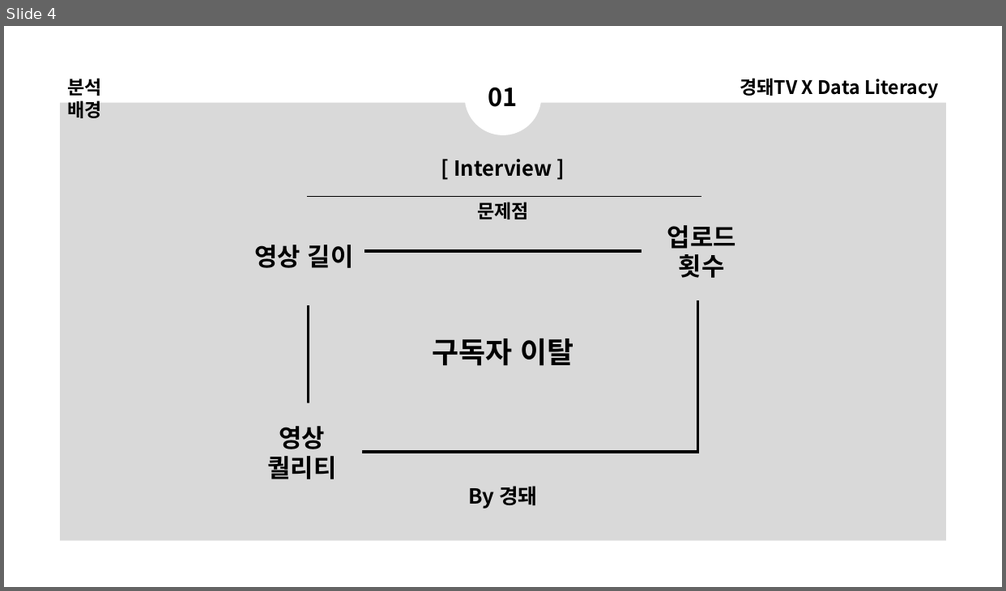
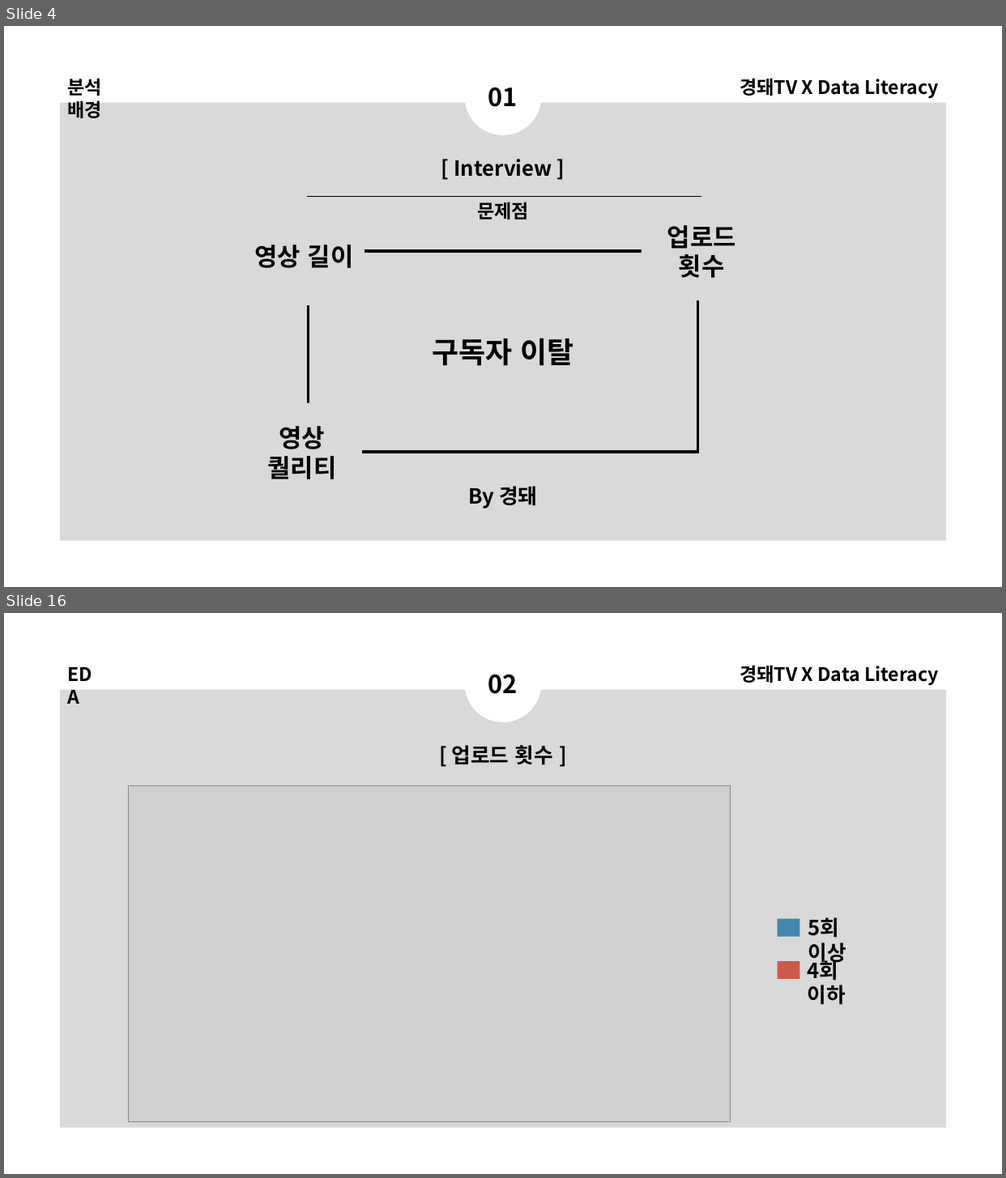
Before and after one commit to DominKim/Data_literacy, a slide deck: 2.프로젝트/1.경돼/5.분석결과/경돼x데이터리터러시.pptx. Shown one above the other, each under a label of ours: slide 4 before the commit, slides 4 and 16 after it; the slides between them are not shown. The pictures are 1006x591 and 1006x1178 pixels, drawn with LibreOffice and Linux fonts; fonts in the diff are those of the drawing; grey boxes stand for pictures. Boxes give left, top, right and bottom in pixels: in the first picture for what was removed or moved away, otherwise in the second. Text is boxed around its words. In the diff, an @@ line names an element or a change of style, - is before the commit and + after.

```diff
--- a/2.프로젝트/1.경돼/5.분석결과/경돼x데이터리터러시.pptx
+++ b/2.프로젝트/1.경돼/5.분석결과/경돼x데이터리터러시.pptx
@@ slide 16 added at <box>4,613,1002,1174</box>, background #FFFFFF; not listed: 1 template element that a slide beside it also shows @@
@@ text added at <box>60,659,104,689</box>, 18 pt, text #000000, bold @@
+EDA
@@ ellipse added at <box>464,646,541,722</box>, fill #FFFFFF @@
@@ text added at <box>488,674,518,694</box>, 24 pt, text #000000, bold @@
+02
@@ text added at <box>739,665,939,685</box>, 18 pt, text #000000, bold @@
+경돼TV X Data Literacy
@@ text added at <box>452,745,553,765</box>, 20 pt, text #000000, bold @@
+[ 업로드 횟수 ]
@@ picture added at <box>128,786,731,1122</box> @@
@@ rectangle added at <box>778,919,799,937</box>, fill #4486AC @@
@@ text added at <box>808,918,846,966</box>, 20 pt, text #000000, bold @@
+5회 이상
@@ rectangle added at <box>778,962,799,980</box>, fill #CC5A49 @@
@@ text added at <box>808,956,846,1005</box>, 20 pt, text #000000, bold @@
+4회 이하
```
Also in this commit, not shown: 2 slides changed, 13 other slides added, 2 slides removed, 9 other files.
